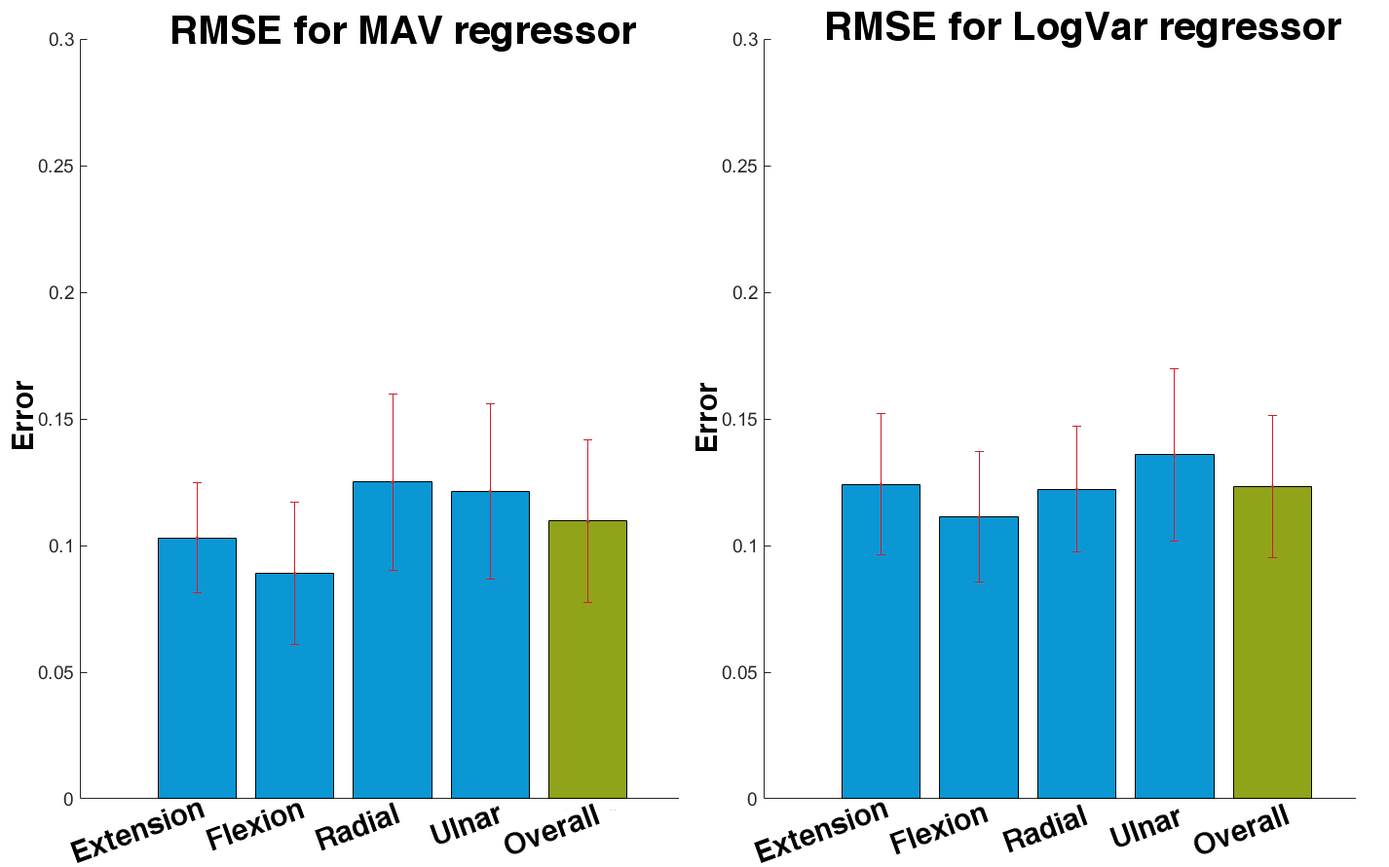
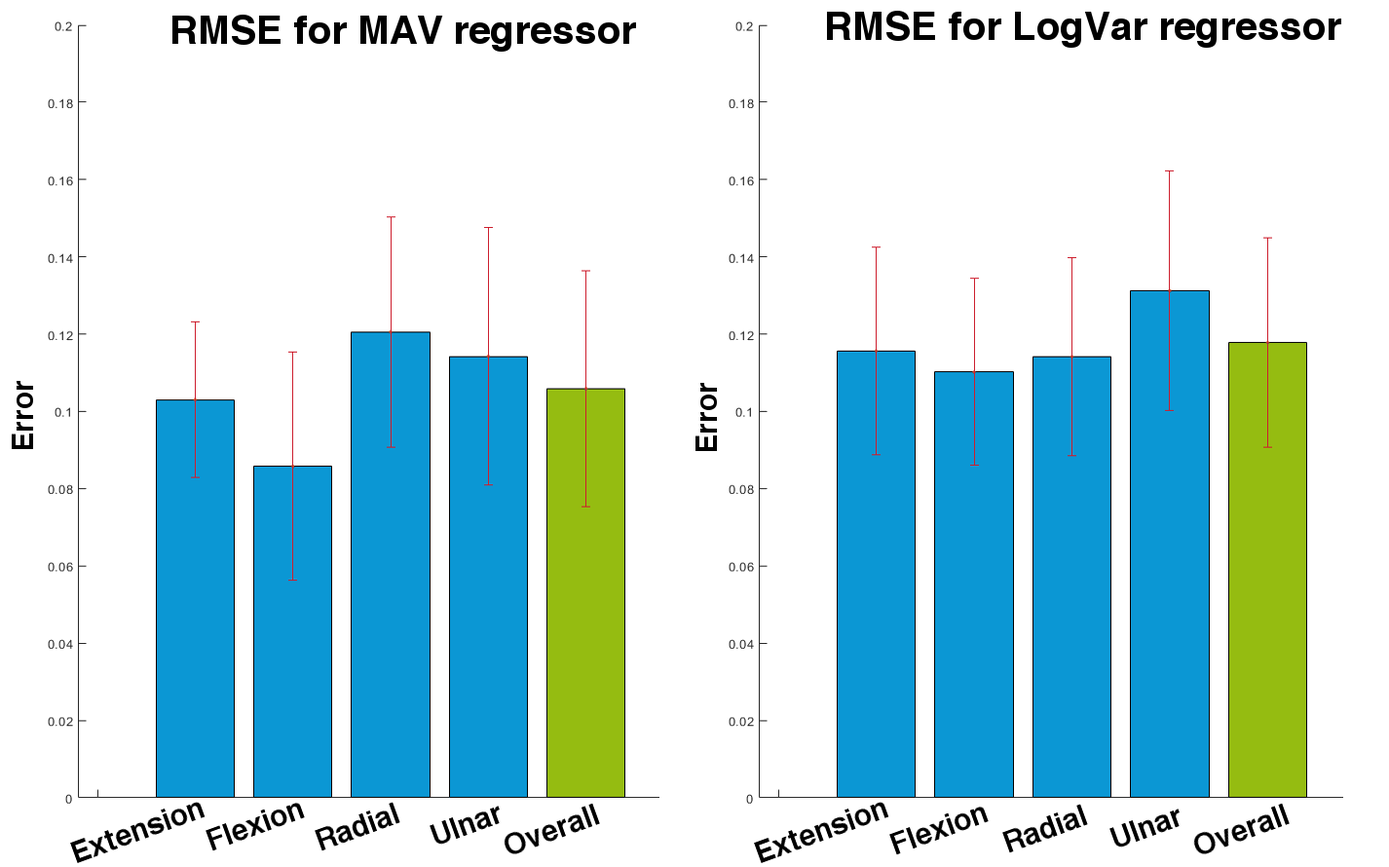
Layer changes from the first 1389 × 867 image to the second:
added layer "Udklipsholder #14" above "gimmeThemRMSEBars.png" over <box>37,14,1356,811</box>
hid "gimmeThemRMSEBars.png" over <box>37,14,1356,811</box>
